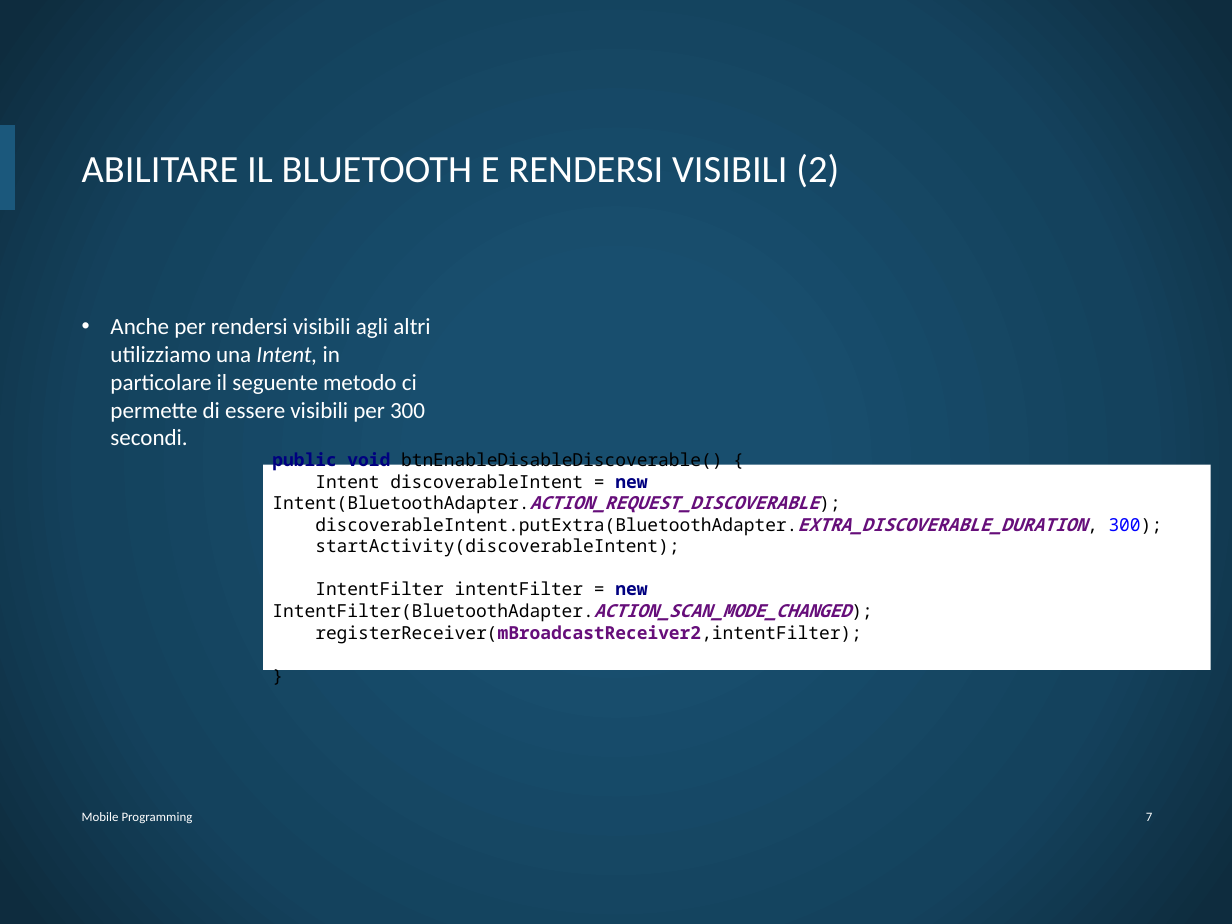
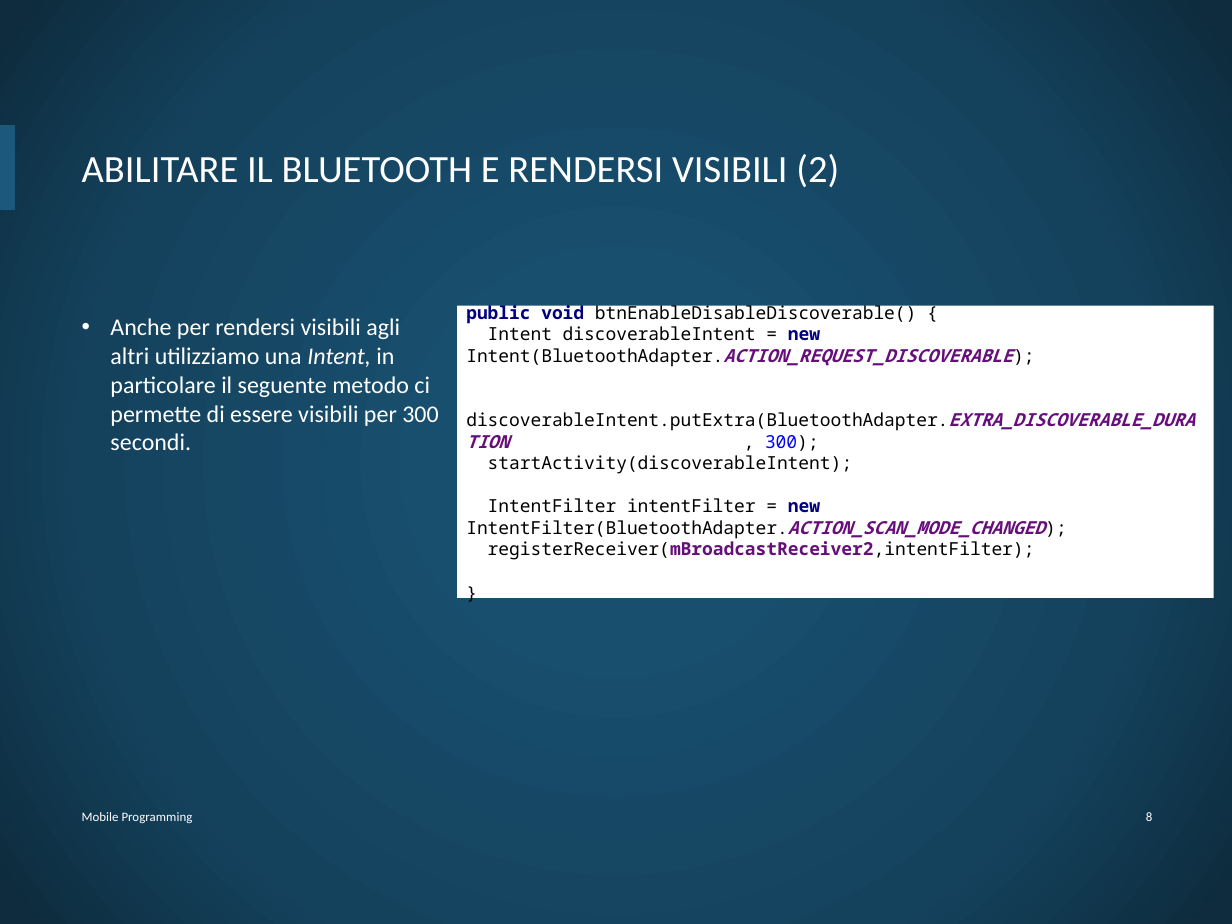
Before and after one commit to DiBattistaMattia/esoneroMP, a slide deck: slide 9 of esoneroMP.pptx (slide 8 before the commit). Drawn at 1232x924 pixels with LibreOffice and Linux fonts; fonts in the diff are those of the drawing; background and template pictures are left out. Boxes give left, top, right and bottom in pixels: in the first picture for what was removed or moved away, otherwise in the second. Text is boxed around its words. In the diff, an @@ line names an element or a change of style, - is before the commit and + after.

```diff
--- a/esoneroMP.pptx
+++ b/esoneroMP.pptx
@@ text "Anche per rendersi visibili agli ..." at (110, 318, 438, 450): size 13.5 to 14 pt @@
@@ rectangle "public void btnEnableDisableDiscoverable() { Intent ...": place and size @@
-rectangle "public void btnEnableDisableDiscoverable() { Intent ..." at (264, 464, 1211, 670)
+rectangle "public void btnEnableDisableDiscoverable() { Intent ..." at (457, 306, 1214, 598)
@@ text in rectangle at (466, 302, 1195, 560): text changed @@
-public void btnEnableDisableDiscoverable() {
-Intent discoverableIntent = new Intent(BluetoothAdapter.ACTION_REQUEST_DISCOVERABLE);
-discoverableIntent.putExtra(BluetoothAdapter.EXTRA_DISCOVERABLE_DURATION, 300);
-startActivity(discoverableIntent);
-IntentFilter intentFilter = new IntentFilter(BluetoothAdapter.ACTION_SCAN_MODE_CHANGED);
-registerReceiver(mBroadcastReceiver2,intentFilter);
-}
+public void btnEnableDisableDiscoverable() {
+Intent discoverableIntent = new Intent(BluetoothAdapter.ACTION_REQUEST_DISCOVERABLE);
+discoverableIntent.putExtra(BluetoothAdapter.EXTRA_DISCOVERABLE_DURATION , 300);
+startActivity(discoverableIntent);
+IntentFilter intentFilter = new IntentFilter(BluetoothAdapter.ACTION_SCAN_MODE_CHANGED);
+registerReceiver(mBroadcastReceiver2,intentFilter);
+}
@@ page number at (1146, 812, 1153, 821): text changed @@
-7
+8
```
Also in this commit, not shown: 19 other slides changed, 1 slide added.
